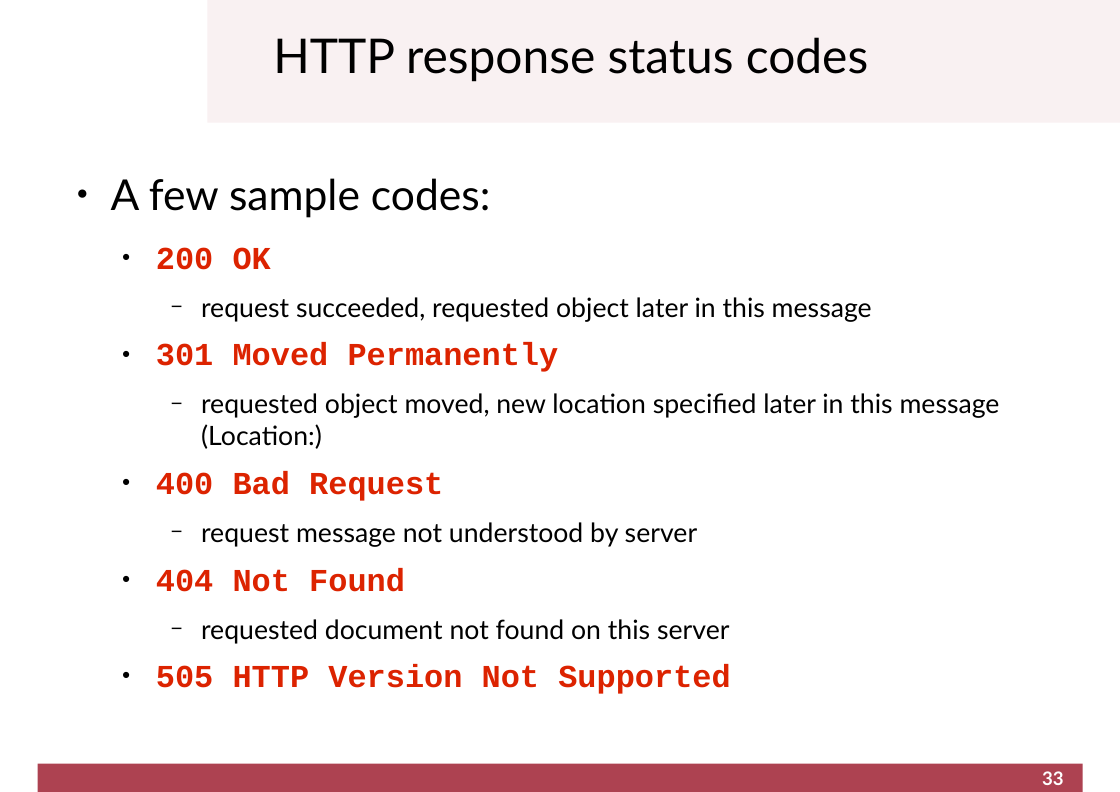
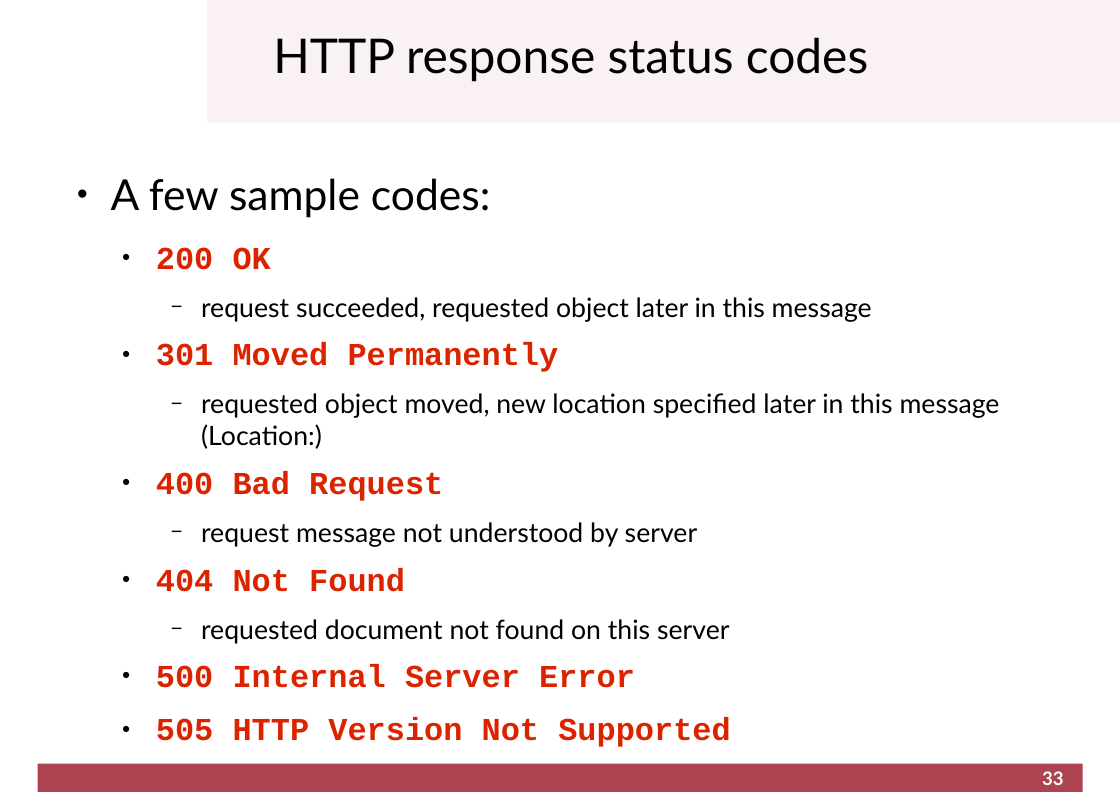
Before and after one commit to cletomartin/redes1, a slide deck: slide 33 of slides/application.odp. Drawn at 1120x792 pixels with LibreOffice and Linux fonts; fonts in the diff are those of the drawing; background and template pictures are left out. Boxes give left, top, right and bottom in pixels: in the first picture for what was removed or moved away, otherwise in the second. Text is boxed around its words. In the diff, an @@ line names an element or a change of style, - is before the commit and + after.

```diff
--- a/slides/application.odp
+++ b/slides/application.odp
@@ text at [156, 664, 635, 688]: paragraph added @@
+  ● 500 Internal Server Error
```
Also in this commit, not shown: 10 other slides changed, 3 slides added, 1 other file.
